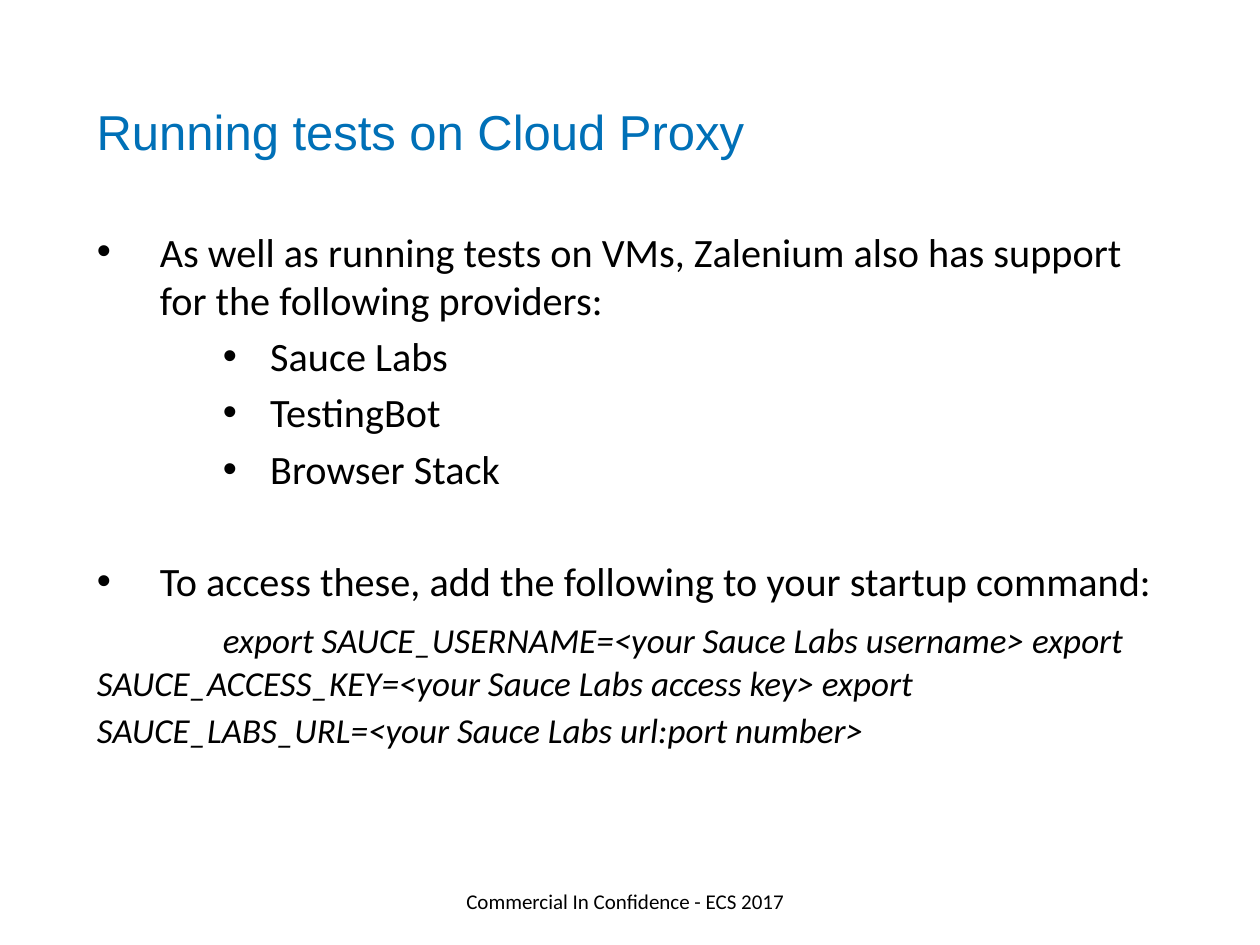
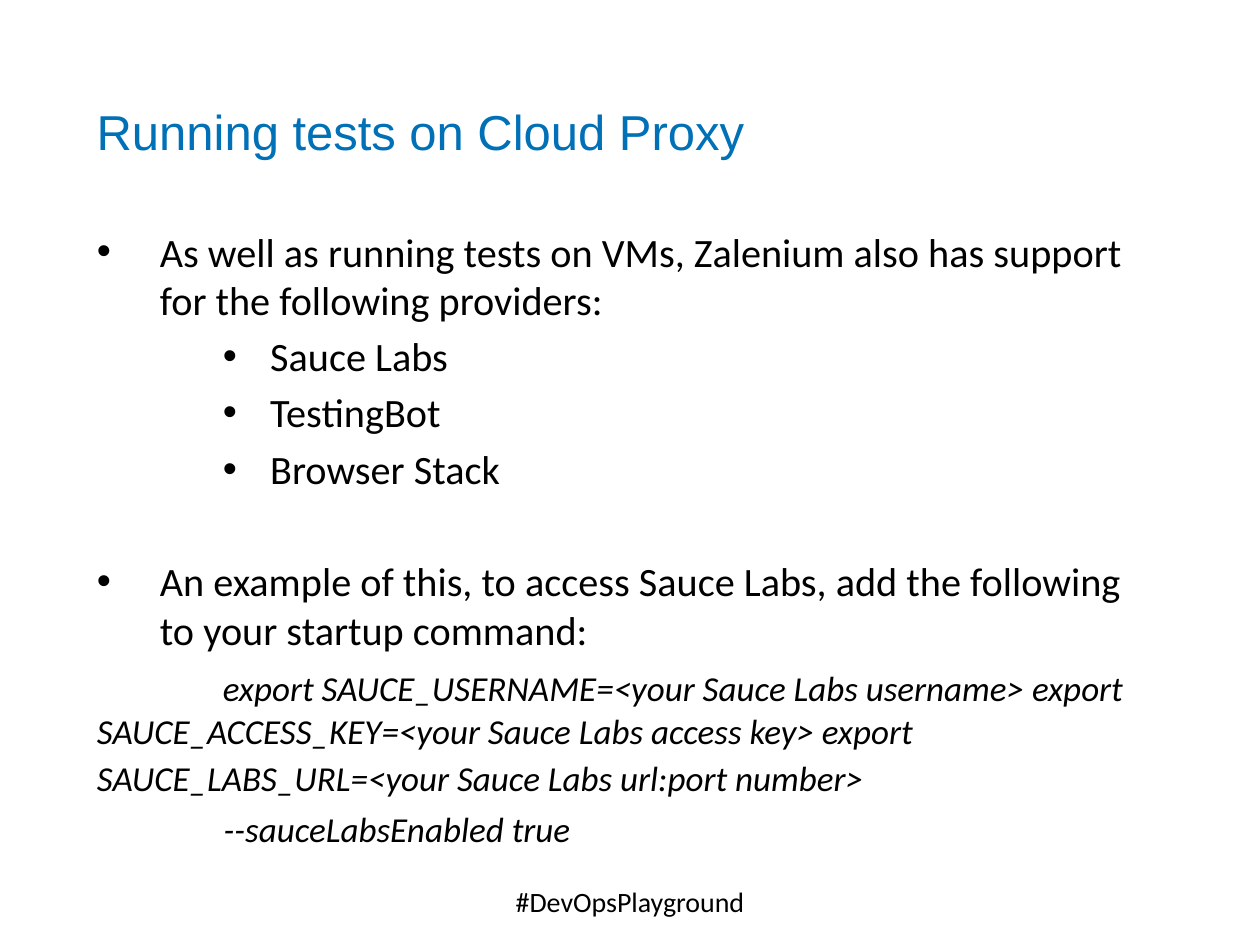
Before and after one commit to DevOpsPlayground/Hands-on-with-Selenium-Auto-Scaling-using-Docker-and-Zalenium, a slide deck: slide 12 of ECS_Digital_Template.pptx (slide 10 before the commit). Drawn at 1260x945 pixels with LibreOffice and Linux fonts; fonts in the diff are those of the drawing; background and template pictures are left out. Boxes give left, top, right and bottom in pixels: in the first picture for what was removed or moved away, otherwise in the second. Text is boxed around its words. In the diff, an @@ line names an element or a change of style, - is before the commit and + after.

```diff
--- a/ECS_Digital_Template.pptx
+++ b/ECS_Digital_Template.pptx
@@ text at [160, 568, 1120, 652]: text changed @@
-• To access these, add the following to your startup command:
+• An example of this, to access Sauce Labs, add the following to your startup command:
@@ text at [224, 817, 570, 843]: paragraph added @@
+--sauceLabsEnabled true
@@ text at [516, 892, 744, 917]: text changed; size 12 to 16 pt @@
-Commercial In Confidence - ECS 2017
+#DevOpsPlayground
```
Also in this commit, not shown: 10 other slides changed, 2 slides added, 6 other files.
